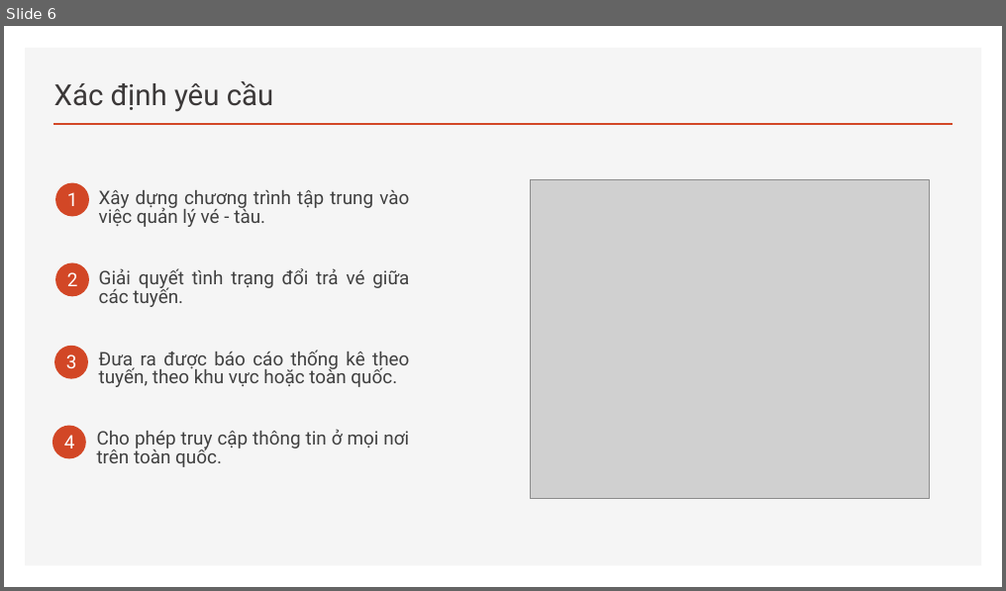
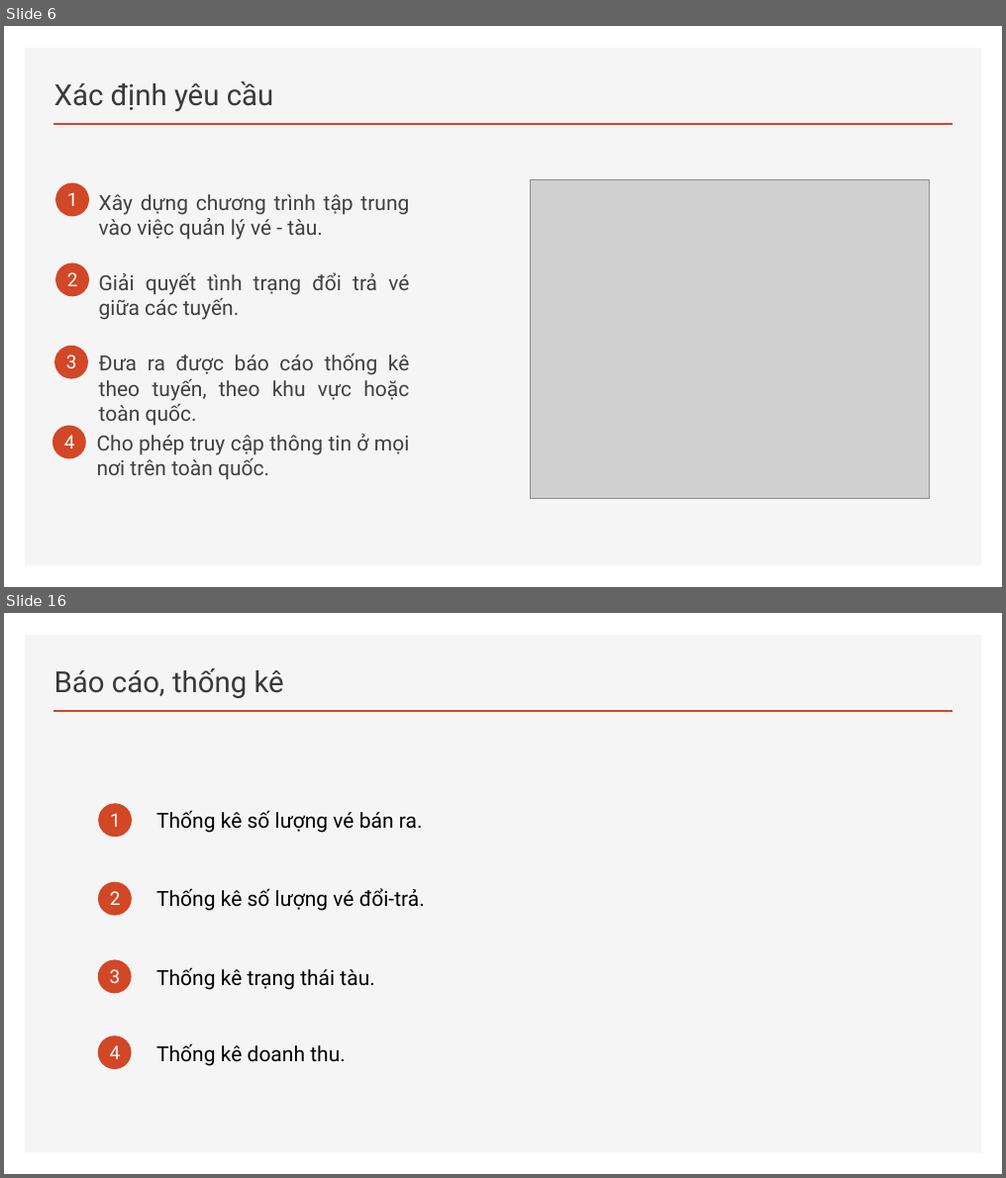
Before and after one commit to hiepatk99/CSDL_PT, a slide deck: 1-BC1-P8.pptx. Shown one above the other, each under a label of ours: slide 6 before the commit, slides 6 and 16 after it; the slides between them are not shown. The pictures are 1006x591 and 1006x1178 pixels, drawn with LibreOffice and Linux fonts; fonts in the diff are those of the drawing; grey boxes stand for pictures. Boxes give left, top, right and bottom in pixels: in the first picture for what was removed or moved away, otherwise in the second. Text is boxed around its words. In the diff, an @@ line names an element or a change of style, - is before the commit and + after.

```diff
--- a/1-BC1-P8.pptx
+++ b/1-BC1-P8.pptx
@@ slide 16 added at [4, 613, 1002, 1174], background #FFFFFF; not listed: 2 template elements that a slide beside it also shows @@
@@ title added at [54, 668, 284, 698], 28 pt, text #3B3838 @@
+Báo cáo, thống kê
@@ ellipse added at [98, 803, 132, 837], fill #D24726 @@
@@ text added at [110, 813, 121, 827], 18 pt, text #FFFFFF @@
+1
@@ text added at [156, 810, 423, 833], 20 pt, text #000000 @@
+Thống kê số lượng vé bán ra.
@@ ellipse added at [98, 881, 132, 916], fill #D24726 @@
@@ text added at [110, 891, 121, 905], 18 pt, text #FFFFFF @@
+2
@@ text added at [156, 888, 425, 911], 20 pt, text #000000 @@
+Thống kê số lượng vé đổi-trả.
@@ ellipse added at [98, 960, 132, 994], fill #D24726 @@
@@ text added at [156, 967, 374, 990], 20 pt, text #000000 @@
+Thống kê trạng thái tàu.
@@ text added at [110, 969, 121, 983], 18 pt, text #FFFFFF @@
+3
@@ ellipse added at [98, 1036, 132, 1069], fill #D24726 @@
@@ text added at [110, 1046, 121, 1059], 18 pt, text #FFFFFF @@
+4
@@ text added at [156, 1044, 346, 1066], 20 pt, text #000000 @@
+Thống kê doanh thu.
@@ slide 6 changed as well @@
@@ size 18 to 20 pt; line spacing 18pt to 1 in 4 elements at [99, 273, 409, 320], [97, 434, 410, 480], [99, 354, 410, 426], [99, 194, 409, 240] @@
```
Also in this commit, not shown: 4 other slides changed, 8 other slides added, 3 slides removed.
